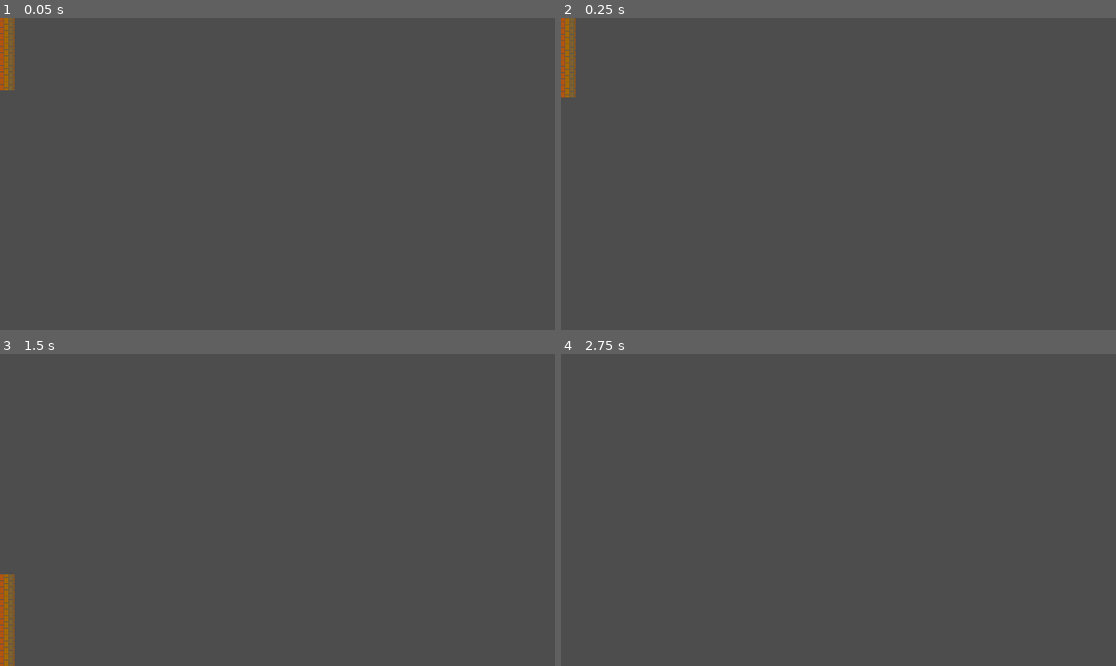
Above: before the commit, frames 1-4 (two rows, left to right).
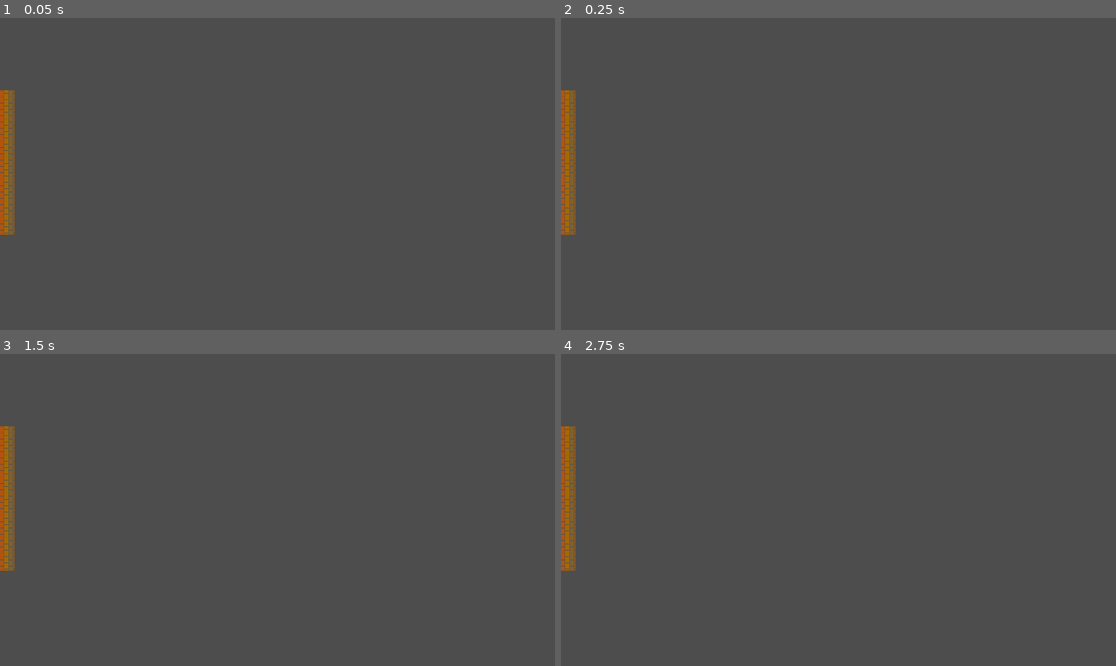
Above: after the commit, the same moments.

Repository: BilgiPasa/blappy-fird-in-godot
Game: Godot game, scene res://Scenes/walls.tscn
Two runs of this game, one before a commit and one after it. Both use one fixed random seed, a clock stepped at 60 frames per second and the inputs below. This scene is started directly instead of the project's main scene.
Inputs (mouse positions are in pixels of both pictures, inside the frame that each line leads up to):
- Up to frame 1 (0.05 s): no input
- Up to frame 2 (0.25 s): no input
- Up to frame 3 (1.5 s): move the mouse to (399, 494) at 0.52 s; click (399, 494) at 0.77 s; move the mouse to (166, 525) at 1.27 s
- Up to frame 4 (2.75 s): click (727, 525) at 1.52 s; tap Enter at 2 s; move the mouse to (894, 441) at 2.02 s

The runs differ from the first frame. In frame 1, 1.7% of the frame differs, in the area x 0-3%, y 0-70%; in frame 2, 1.6%; in frame 3, 1.8%, in the area x 0-3%, y 23-100%; in frame 4, 1.1%.

Commit message:
Adding the walls.gd file, editing the main_scene.gd file and editing the Walls scene

Diff:
--- a/Scenes/walls.tscn
+++ b/Scenes/walls.tscn
@@ -1,22 +1,29 @@
 [gd_scene format=3 uid="uid://brc8ty2wff25x"]
 
 [ext_resource type="Texture2D" uid="uid://ch8dnl4b7ph2l" path="res://Materials/BrickWall.png" id="1_2bj67"]
+[ext_resource type="Script" uid="uid://ckowhkdl6fv2l" path="res://Scripts/walls.gd" id="1_cxhnf"]
 
 [sub_resource type="RectangleShape2D" id="RectangleShape2D_cxhnf"]
+size = Vector2(100, 500)
 
 [sub_resource type="RectangleShape2D" id="RectangleShape2D_ai68l"]
+size = Vector2(100, 500)
 
 [node name="Walls" type="RigidBody2D" unique_id=568220522]
+script = ExtResource("1_cxhnf")
 
 [node name="UpperWallSprite" type="Sprite2D" parent="." unique_id=966703805]
+position = Vector2(0, -500)
 texture = ExtResource("1_2bj67")
 
 [node name="LowerWallSprite" type="Sprite2D" parent="." unique_id=1524226099]
-position = Vector2(0, -4)
+position = Vector2(0, 500)
 texture = ExtResource("1_2bj67")
 
 [node name="UpperWallCollShape" type="CollisionShape2D" parent="." unique_id=7386722]
+position = Vector2(0, -500)
 shape = SubResource("RectangleShape2D_cxhnf")
 
 [node name="LowerWallCollShape" type="CollisionShape2D" parent="." unique_id=963999854]
+position = Vector2(0, 500)
 shape = SubResource("RectangleShape2D_ai68l")
--- a/Scripts/main_scene.gd
+++ b/Scripts/main_scene.gd
@@ -84,3 +84,12 @@
 	Globals.game_ended = false
 	Globals.score = 0
 	get_tree().reload_current_scene()
+
+# Add the signal that the fird collided and add the game_end function to it.
+
+func game_end() -> void:
+	Engine.time_scale = 0
+	Globals.game_ended = true
+	Globals.game_paused = false
+	end_menu.process_mode = Node.PROCESS_MODE_INHERIT
+	end_menu.show()
--- /dev/null
+++ b/Scripts/walls.gd
@@ -0,0 +1,10 @@
+extends RigidBody2D
+
+signal scored
+
+var speed: int = 20
+
+func _ready() -> void:
+	freeze_mode = RigidBody2D.FREEZE_MODE_KINEMATIC
+	freeze = true
+	self.linear_velocity = speed * Vector2.LEFT
Not shown, added: Scripts/walls.gd.uid
